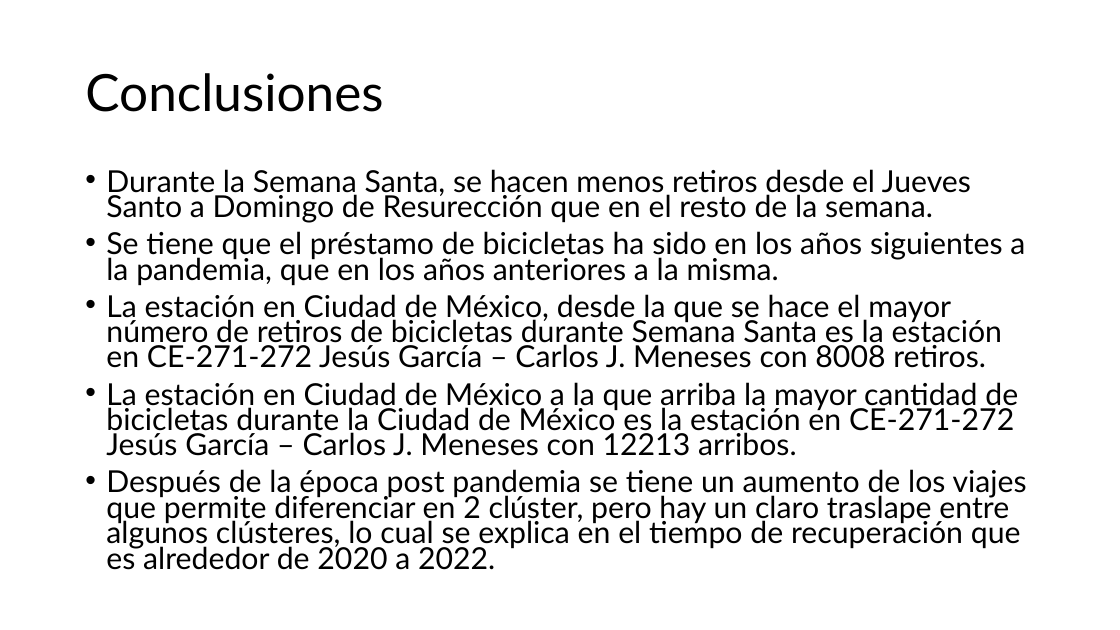
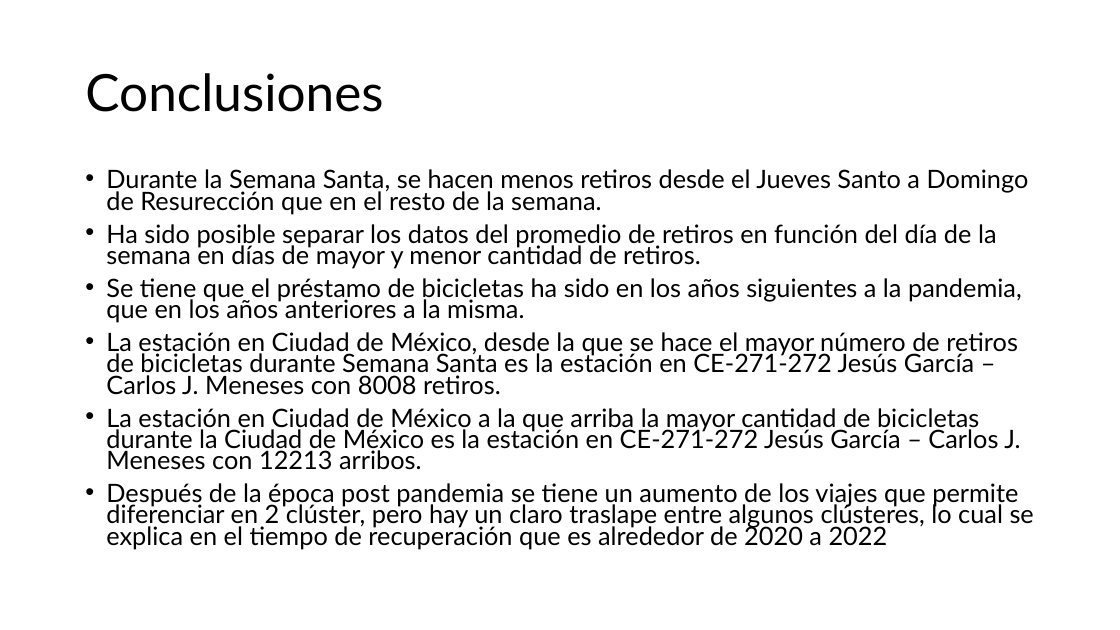
Before and after one commit to Ari-Castellanos/Proyecto-1-Seminario-2, a slide deck: slide 10 of Proyecto1_Seminario2.pptx (slide 9 before the commit). Drawn at 1120x630 pixels with LibreOffice and Linux fonts; fonts in the diff are those of the drawing. Boxes give left, top, right and bottom in pixels: in the first picture for what was removed or moved away, otherwise in the second. Text is boxed around its words. In the diff, an @@ line names an element or a change of style, - is before the commit and + after.

Commit message:
Add files via upload
Presentación con partes de clustering y PCA. Se agregó preguntas de investigación y conclusiones.

```diff
--- a/Proyecto1_Seminario2.pptx
+++ b/Proyecto1_Seminario2.pptx
@@ text at [106,169,1029,470]: size 25.9 to 21.7 pt in "Durante la Semana Santa, se hacen menos ...", "Se tiene que el préstamo de bicicletas ...", "La estación en Ciudad de México, desde ...", "La estación en Ciudad de México a ..." @@
@@ text at [106,224,997,268]: paragraph added @@
+• Ha sido posible separar los datos del promedio de retiros en función del día de la semana en días de mayor y menor cantidad de retiros.
@@ text at [106,483,1034,549]: text changed; size 25.9 to 21.7 pt @@
-• Después de la época post pandemia se tiene un aumento de los viajes que permite diferenciar en 2 clúster, pero hay un claro traslape entre algunos clústeres, lo cual se explica en el tiempo de recuperación que es alrededor de 2020 a 2022.
+• Después de la época post pandemia se tiene un aumento de los viajes que permite diferenciar en 2 clúster, pero hay un claro traslape entre algunos clústeres, lo cual se explica en el tiempo de recuperación que es alrededor de 2020 a 2022
```
Also in this commit, not shown: 2 other slides changed, 1 slide added.
